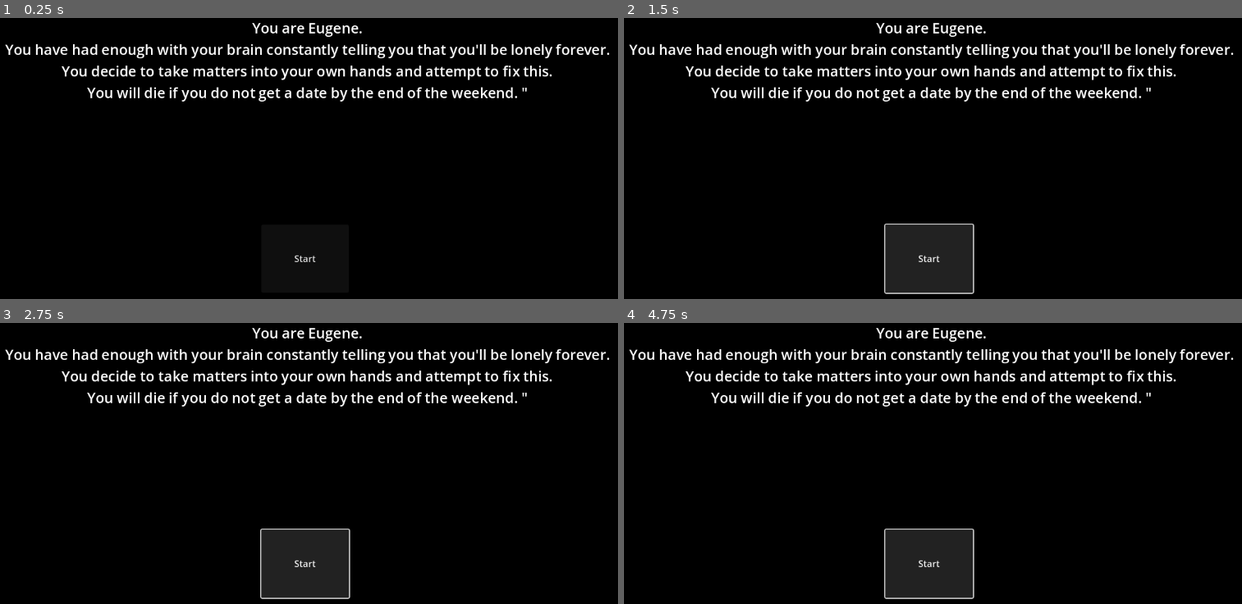
Above: before the commit, frames 1-4 (two rows, left to right).
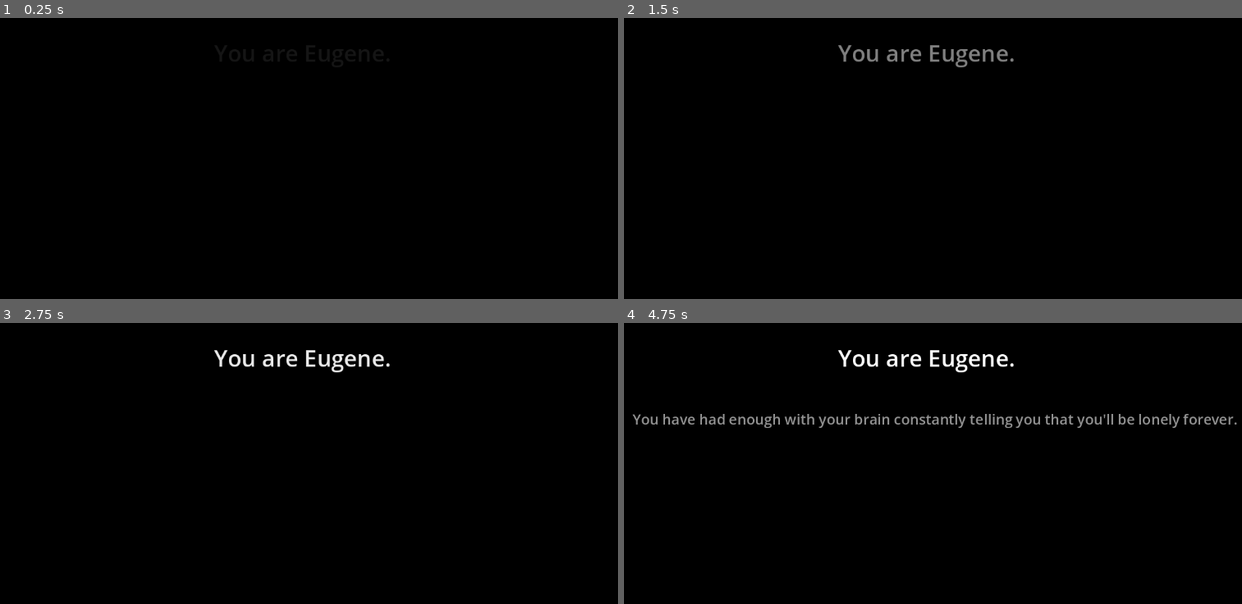
Above: after the commit, the same moments.

Repository: rebornrival/dateOrDieRemaster
Game: Godot game, scene res://scenes/prologue.tscn
The game is run twice, just before and just after one commit, with the same random seed, the same clock (stepped at 60 frames per second) and the same inputs. Before the commit the project has no main scene; this scene is started directly in both runs.
Inputs (mouse positions are in pixels of both pictures, inside the frame that each line leads up to):
- Up to frame 1 (0.25 s): no input
- Up to frame 2 (1.5 s): click (926, 259) at 0.5 s, where only the run before the commit has a clickable "Start"; click (926, 259) at 1.25 s, where only the run before the commit has a clickable "Start"
- Up to frame 3 (2.75 s): click (302, 564) at 2 s, where only the run before the commit has a clickable "Start"
- Up to frame 4 (4.75 s): no input

The runs differ from the first frame. In frame 1, 4.7% of the frame differs, in the area x 0-99%, y 1-87%; in frame 2, 8.8%; in frame 3, 8.8%; in frame 4, 10%, in the area x 0-100%, y 1-99%.

Commit message:
loooooooow taper fadeeeeee

Diff:
--- a/date-or-die-remaster/project.godot
+++ b/date-or-die-remaster/project.godot
@@ -11,5 +11,6 @@
 [application]
 
 config/name="Date or Die Remaster"
+run/main_scene="uid://do8kpbxq7j6bk"
 config/features=PackedStringArray("4.5", "Forward Plus")
 config/icon="res://icon.svg"
--- /dev/null
+++ b/date-or-die-remaster/scenes/button.gd
@@ -0,0 +1,5 @@
+extends Button
+
+
+func _on_pressed() -> void:
+	get_tree().change_scene_to_file("res://scenes/character_select.tscn")
--- /dev/null
+++ b/date-or-die-remaster/scenes/character_select.tscn
@@ -0,0 +1,3 @@
+[gd_scene format=3 uid="uid://bk1k0x2dcustc"]
+
+[node name="Node2D" type="Node2D"]
--- /dev/null
+++ b/date-or-die-remaster/scenes/label.gd
@@ -0,0 +1,4 @@
+extends Label
+
+func _ready() -> void:
+	$AnimationPlayer.play("tween")
--- a/date-or-die-remaster/scenes/prologue.tscn
+++ b/date-or-die-remaster/scenes/prologue.tscn
@@ -1,10 +1,157 @@
-[gd_scene load_steps=3 format=3 uid="uid://do8kpbxq7j6bk"]
+[gd_scene load_steps=11 format=3 uid="uid://do8kpbxq7j6bk"]
 
 [ext_resource type="Texture2D" uid="uid://cewviquoe2ywl" path="res://assets/black.png" id="1_5jffm"]
-
-[sub_resource type="LabelSettings" id="LabelSettings_5jffm"]
+[ext_resource type="Script" uid="uid://bb6reu1hklve0" path="res://scenes/button.gd" id="2_x1kem"]
+[ext_resource type="Script" uid="uid://dnq10c3isdnv2" path="res://scenes/label.gd" id="3_8byya"]
+
+[sub_resource type="LabelSettings" id="LabelSettings_x1kem"]
+font_size = 40
+font_color = Color(1, 1, 1, 0)
+
+[sub_resource type="Animation" id="Animation_8byya"]
+resource_name = "tween"
+length = 15.0
+tracks/0/type = "value"
+tracks/0/imported = false
+tracks/0/enabled = true
+tracks/0/path = NodePath(".:label_settings:font_color")
+tracks/0/interp = 1
+tracks/0/loop_wrap = true
+tracks/0/keys = {
+"times": PackedFloat32Array(0, 3),
+"transitions": PackedFloat32Array(1, 1),
+"update": 0,
+"values": [Color(1, 1, 1, 0), Color(1, 1, 1, 1)]
+}
+tracks/1/type = "value"
+tracks/1/imported = false
+tracks/1/enabled = true
+tracks/1/path = NodePath("Label:label_settings:font_color")
+tracks/1/interp = 1
+tracks/1/loop_wrap = true
+tracks/1/keys = {
+"times": PackedFloat32Array(3, 6),
+"transitions": PackedFloat32Array(1, 1),
+"update": 0,
+"values": [Color(1, 1, 1, 0), Color(1, 1, 1, 1)]
+}
+tracks/2/type = "value"
+tracks/2/imported = false
+tracks/2/enabled = true
+tracks/2/path = NodePath("Label2:label_settings:font_color")
+tracks/2/interp = 1
+tracks/2/loop_wrap = true
+tracks/2/keys = {
+"times": PackedFloat32Array(6, 9),
+"transitions": PackedFloat32Array(1, 1),
+"update": 0,
+"values": [Color(1, 1, 1, 0), Color(1, 1, 1, 1)]
+}
+tracks/3/type = "value"
+tracks/3/imported = false
+tracks/3/enabled = true
+tracks/3/path = NodePath("Label3:label_settings:font_color")
+tracks/3/interp = 1
+tracks/3/loop_wrap = true
+tracks/3/keys = {
+"times": PackedFloat32Array(9, 12),
+"transitions": PackedFloat32Array(1, 1),
+"update": 0,
+"values": [Color(1, 1, 1, 0), Color(1, 1, 1, 1)]
+}
+tracks/4/type = "value"
+tracks/4/imported = false
+tracks/4/enabled = true
+tracks/4/path = NodePath("../Button:modulate")
+tracks/4/interp = 1
+tracks/4/loop_wrap = true
+tracks/4/keys = {
+"times": PackedFloat32Array(12, 15),
+"transitions": PackedFloat32Array(1, 1),
+"update": 0,
+"values": [Color(1, 1, 1, 0), Color(1, 1, 1, 1)]
+}
+
+[sub_resource type="Animation" id="Animation_1wrf5"]
+length = 0.001
+tracks/0/type = "value"
+tracks/0/imported = false
+tracks/0/enabled = true
+tracks/0/path = NodePath(".:label_settings:font_color")
+tracks/0/interp = 1
+tracks/0/loop_wrap = true
+tracks/0/keys = {
+"times": PackedFloat32Array(0),
+"transitions": PackedFloat32Array(1),
+"update": 0,
+"values": [Color(1, 1, 1, 0)]
+}
+tracks/1/type = "value"
+tracks/1/imported = false
+tracks/1/enabled = true
+tracks/1/path = NodePath("Label:label_settings:font_color")
+tracks/1/interp = 1
+tracks/1/loop_wrap = true
+tracks/1/keys = {
+"times": PackedFloat32Array(0),
+"transitions": PackedFloat32Array(1),
+"update": 0,
+"values": [Color(1, 1, 1, 0)]
+}
+tracks/2/type = "value"
+tracks/2/imported = false
+tracks/2/enabled = true
+tracks/2/path = NodePath("Label2:label_settings:font_color")
+tracks/2/interp = 1
+tracks/2/loop_wrap = true
+tracks/2/keys = {
+"times": PackedFloat32Array(0),
+"transitions": PackedFloat32Array(1),
+"update": 0,
+"values": [Color(1, 1, 1, 0)]
+}
+tracks/3/type = "value"
+tracks/3/imported = false
+tracks/3/enabled = true
+tracks/3/path = NodePath("Label3:label_settings:font_color")
+tracks/3/interp = 1
+tracks/3/loop_wrap = true
+tracks/3/keys = {
+"times": PackedFloat32Array(0),
+"transitions": PackedFloat32Array(1),
+"update": 0,
+"values": [Color(1, 1, 1, 0)]
+}
+tracks/4/type = "value"
+tracks/4/imported = false
+tracks/4/enabled = true
+tracks/4/path = NodePath("../Button:modulate")
+tracks/4/interp = 1
+tracks/4/loop_wrap = true
+tracks/4/keys = {
+"times": PackedFloat32Array(0),
+"transitions": PackedFloat32Array(1),
+"update": 0,
+"values": [Color(1, 1, 1, 0)]
+}
+
+[sub_resource type="AnimationLibrary" id="AnimationLibrary_6e114"]
+_data = {
+&"RESET": SubResource("Animation_1wrf5"),
+&"tween": SubResource("Animation_8byya")
+}
+
+[sub_resource type="LabelSettings" id="LabelSettings_f8hlv"]
 font_size = 25
-shadow_color = Color(0.80168915, 0.15138358, 0.320114, 0)
+font_color = Color(1, 1, 1, 0)
+
+[sub_resource type="LabelSettings" id="LabelSettings_8byya"]
+font_size = 25
+font_color = Color(1, 1, 1, 0)
+
+[sub_resource type="LabelSettings" id="LabelSettings_1wrf5"]
+font_size = 25
+font_color = Color(1, 1, 1, 0)
 
 [node name="Node2D" type="Node2D"]
 
@@ -13,22 +160,62 @@
 scale = Vector2(5.6533327, 3.2077777)
 texture = ExtResource("1_5jffm")
 
+[node name="Button" type="Button" parent="."]
+modulate = Color(1, 1, 1, 0)
+offset_left = 491.0
+offset_top = 483.0
+offset_right = 645.0
+offset_bottom = 579.0
+text = "Start"
+script = ExtResource("2_x1kem")
+
 [node name="Label" type="Label" parent="."]
-offset_left = 48.0
-offset_top = 52.0
-offset_right = 1110.0
-offset_bottom = 239.0
+offset_left = -27.0
+offset_top = 86.0
+offset_right = 1168.0
+offset_bottom = 199.0
 text = "You are Eugene.
-You have had enough with your brain constantly telling you that you'll be lonely forever.
-You decide to take matters into your own hands and attempt to fix this.
-You will die if you do not get a date by the end of the weekend. \"
 "
-label_settings = SubResource("LabelSettings_5jffm")
-horizontal_alignment = 1
-
-[node name="Button" type="Button" parent="."]
-offset_left = 498.0
-offset_top = 416.0
-offset_right = 652.0
-offset_bottom = 536.0
-text = "Start"
+label_settings = SubResource("LabelSettings_x1kem")
+horizontal_alignment = 1
+script = ExtResource("3_8byya")
+
+[node name="AnimationPlayer" type="AnimationPlayer" parent="Label"]
+libraries = {
+&"": SubResource("AnimationLibrary_6e114")
+}
+autoplay = "tween"
+
+[node name="Label" type="Label" parent="Label"]
+layout_mode = 0
+offset_left = 81.0
+offset_top = 118.0
+offset_right = 1143.0
+offset_bottom = 220.0
+text = "You have had enough with your brain constantly telling you that you'll be lonely forever.
+"
+label_settings = SubResource("LabelSettings_f8hlv")
+horizontal_alignment = 1
+
+[node name="Label2" type="Label" parent="Label"]
+layout_mode = 0
+offset_left = 166.0
+offset_top = 200.0
+offset_right = 1029.0
+offset_bottom = 273.0
+text = "You decide to take matters into your own hands and attempt to fix this.
+"
+label_settings = SubResource("LabelSettings_8byya")
+horizontal_alignment = 1
+
+[node name="Label3" type="Label" parent="Label"]
+layout_mode = 0
+offset_left = 212.0
+offset_top = 295.0
+offset_right = 976.0
+offset_bottom = 330.0
+text = "You will die if you do not get a date by the end of the weekend. "
+label_settings = SubResource("LabelSettings_1wrf5")
+horizontal_alignment = 1
+
+[connection signal="pressed" from="Button" to="Button" method="_on_pressed"]
Not shown, added: date-or-die-remaster/scenes/button.gd.uid
Not shown, added: date-or-die-remaster/scenes/label.gd.uid
